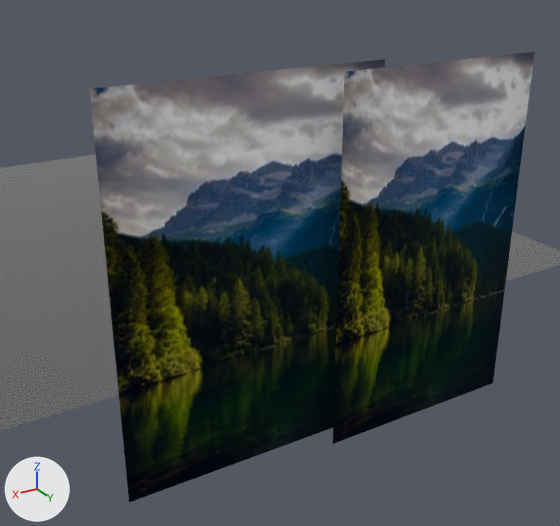
A saved change to the glTF model static/models/static/background.glb.
The view is the same before and after, from a camera (50 mm lens) standing at (25.4, 129.8, 34.6) and looking at (-11.3, 68.7, 4.1). Arrows for +X, +Y and +Z are at lower left; the lights stay in place. Where no turn or scale is listed for an object, it has been applied to the vertices.

In view in the first picture: 'Plane', 'pexels-cottonbro-5608200', 'pexels-cottonbro-5608200.001'.
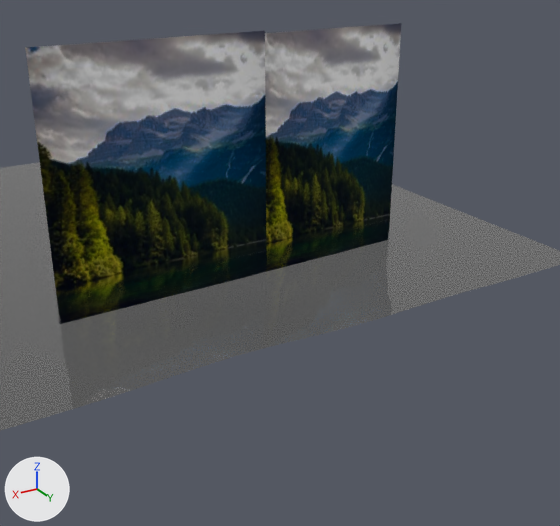
Edits to the bpy script that builds the scene:
```text
Change ob_pexels_cottonbro_5608200:
    ob_pexels_cottonbro_5608200.location: (-3.06, 78.42, 7.56) -> (-4.44, 56.29, 7.56)
Change ob_pexels_cottonbro_5608200_001:
    ob_pexels_cottonbro_5608200_001.location: (-20.67, 80.12, 7.21) -> (-25.02, 56.01, 7.21)
```

Changed parts and their boxes (x1, y1, x2, y2) in the pictures (560 x 526 px):
'pexels-cottonbro-5608200', moved: before (90, 59, 385, 502); after (25, 31, 267, 292)
'pexels-cottonbro-5608200.001', moved: before (333, 52, 535, 444); after (265, 23, 401, 244)
